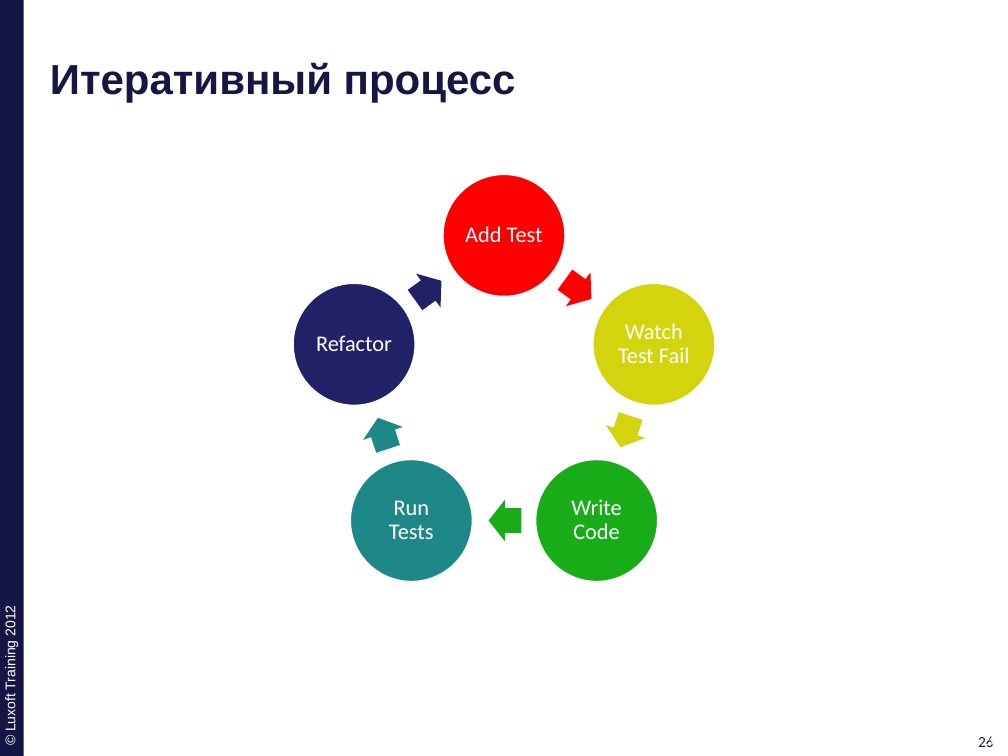
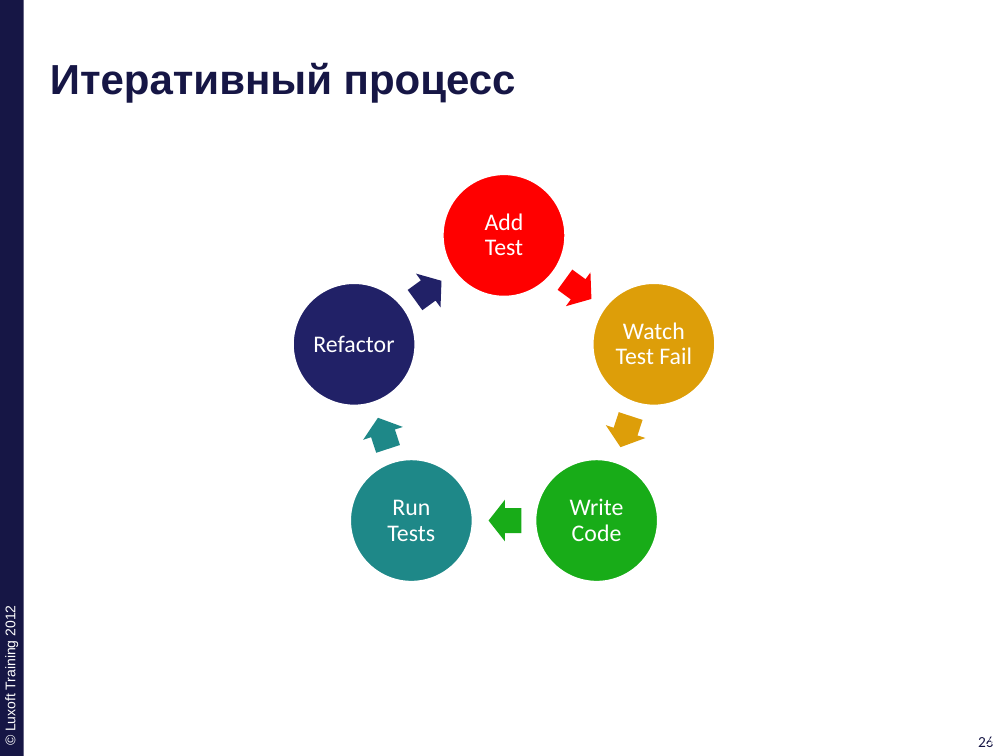
Before and after one commit to ivan-dyachenko/Trainings, a slide deck: slide 26 of Test Driven Development/materials/pptx/0. TDD-Why.pptx. Drawn at 1008x756 pixels with LibreOffice and Linux fonts; fonts in the diff are those of the drawing; background and template pictures are left out. Boxes give left, top, right and bottom in pixels: in the first picture for what was removed or moved away, otherwise in the second. Text is boxed around its words. In the diff, an @@ line names an element or a change of style, - is before the commit and + after.

```diff
--- a/Test Driven Development/materials/pptx/0. TDD-Why.pptx
+++ b/Test Driven Development/materials/pptx/0. TDD-Why.pptx
@@ ellipse at (592,282,715,405): fill #D4D40E to #DD9E09 @@
@@ size 16 to 17 pt in 5 elements at (485,213,524,255), (616,322,692,364), (570,498,624,541), (387,499,435,541), (313,335,394,352) @@
@@ right arrow at (600,409,650,453): fill #D4D40E to #DD9E09 @@
```
Also in this commit, not shown: 4 other files.
